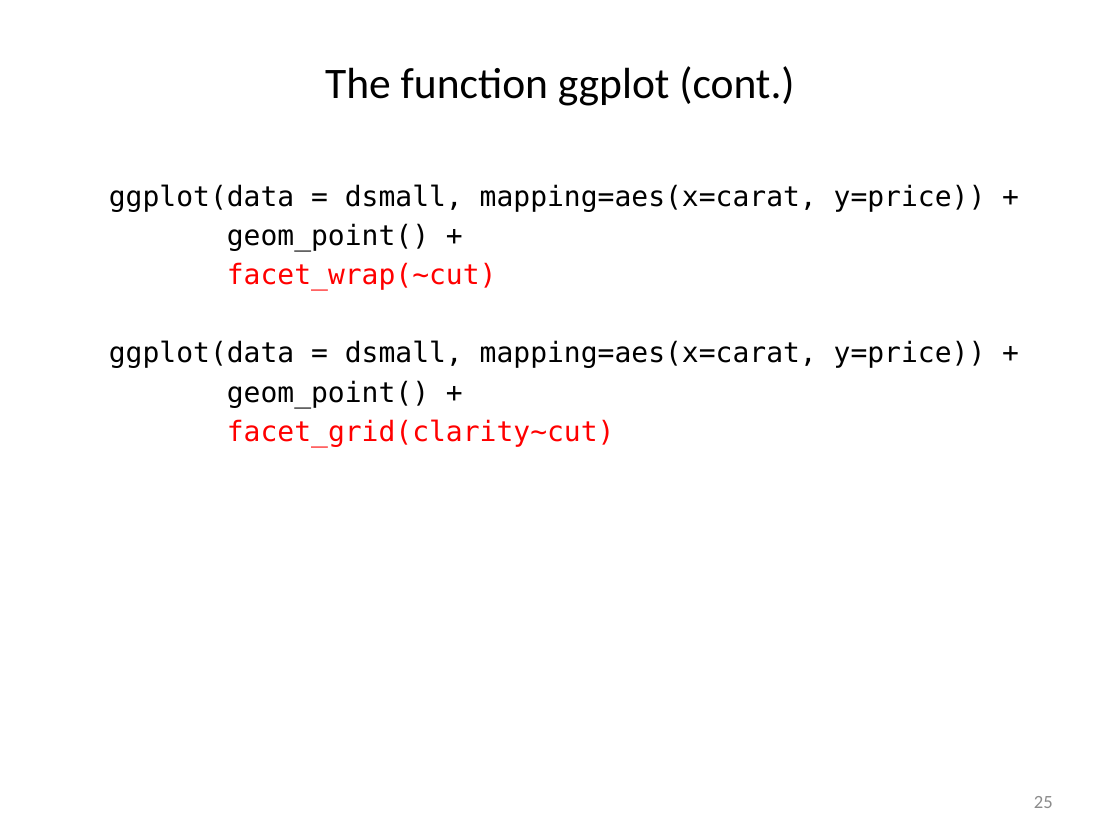
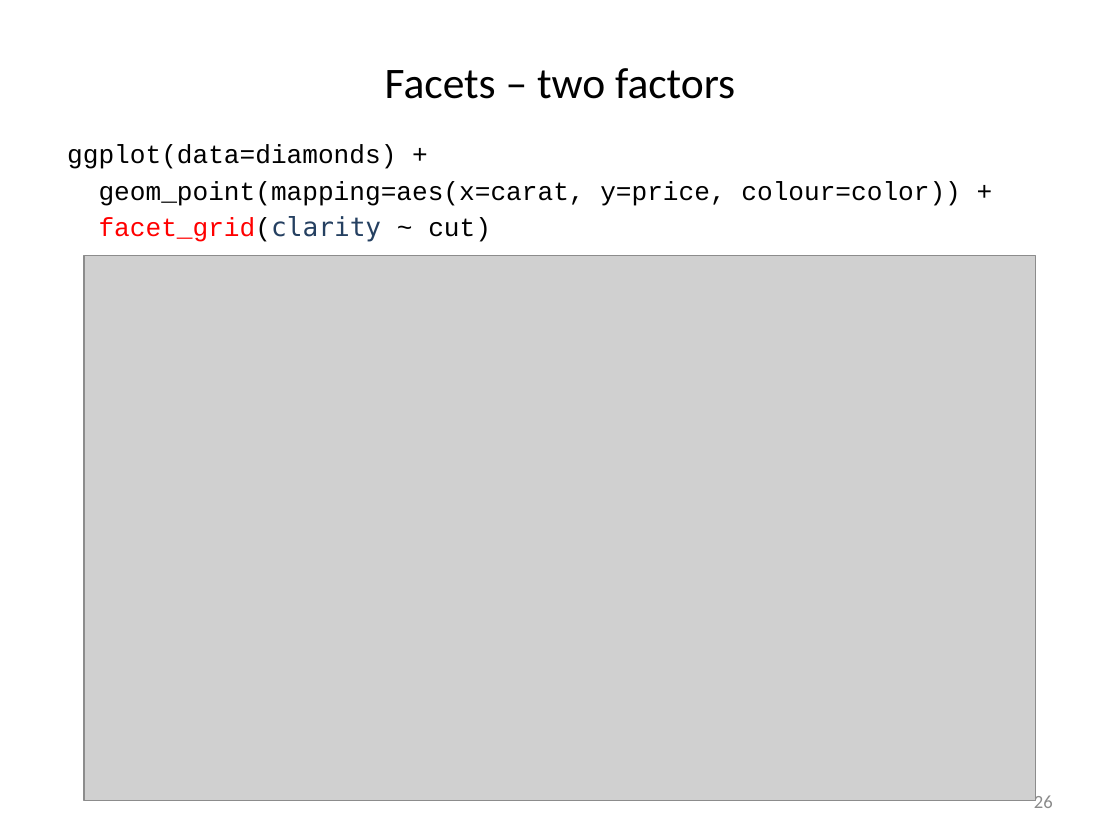
Before and after one commit to liu3zhenlab/teaching, a slide deck: slide 26 of PLPTH813Bioinformatis/2023/lectures/lecture04_R.pptx (slide 25 before the commit). Drawn at 1120x840 pixels with LibreOffice and Linux fonts; fonts in the diff are those of the drawing; grey boxes stand for pictures. Boxes give left, top, right and bottom in pixels: in the first picture for what was removed or moved away, otherwise in the second. Text is boxed around its words. In the diff, an @@ line names an element or a change of style, - is before the commit and + after.

```diff
--- a/PLPTH813Bioinformatis/2023/lectures/lecture04_R.pptx
+++ b/PLPTH813Bioinformatis/2023/lectures/lecture04_R.pptx
@@ title at bbox=[385, 68, 735, 99]: text changed @@
-The function ggplot (cont.)
+Facets – two factors
@@ text added at bbox=[67, 145, 961, 242], 16.8 pt, text #000000 @@
+ggplot(data=diamonds) +
+geom_point(mapping=aes(x=carat, y=price, colour=color)) +
+facet_grid(clarity ~ cut)
@@ text removed at bbox=[109, 184, 986, 447] @@
-ggplot(data = dsmall, mapping=aes(x=carat, y=price)) +
-geom_point() +
-facet_wrap(~cut)
-ggplot(data = dsmall, mapping=aes(x=carat, y=price)) +
-geom_point() +
-facet_grid(clarity~cut)
@@ picture added at bbox=[84, 255, 1036, 801] @@
@@ page number at bbox=[1034, 793, 1053, 808]: text changed @@
-25
+26
```
Also in this commit, not shown: 10 other slides changed, 2 slides removed.
